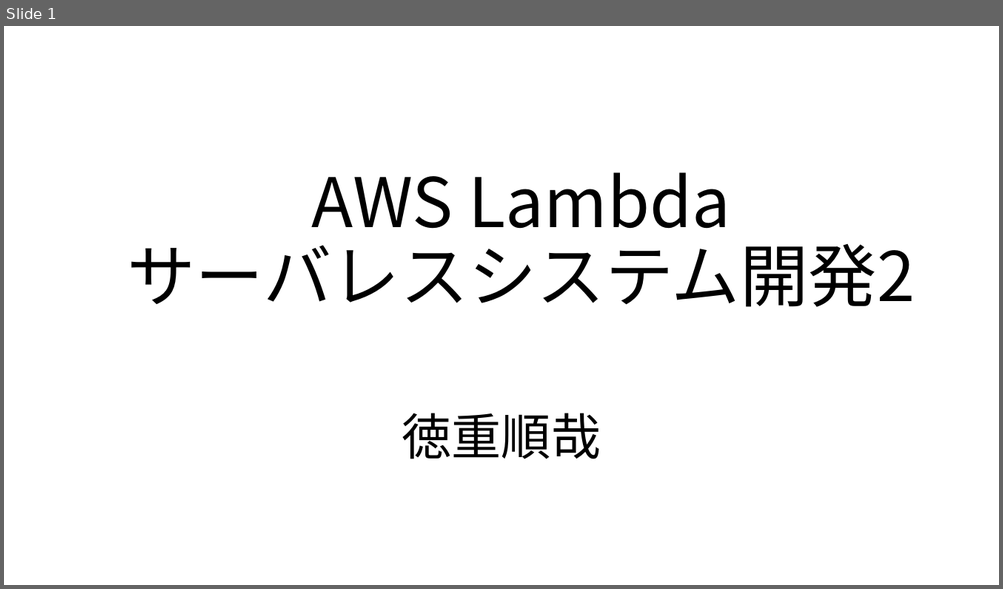
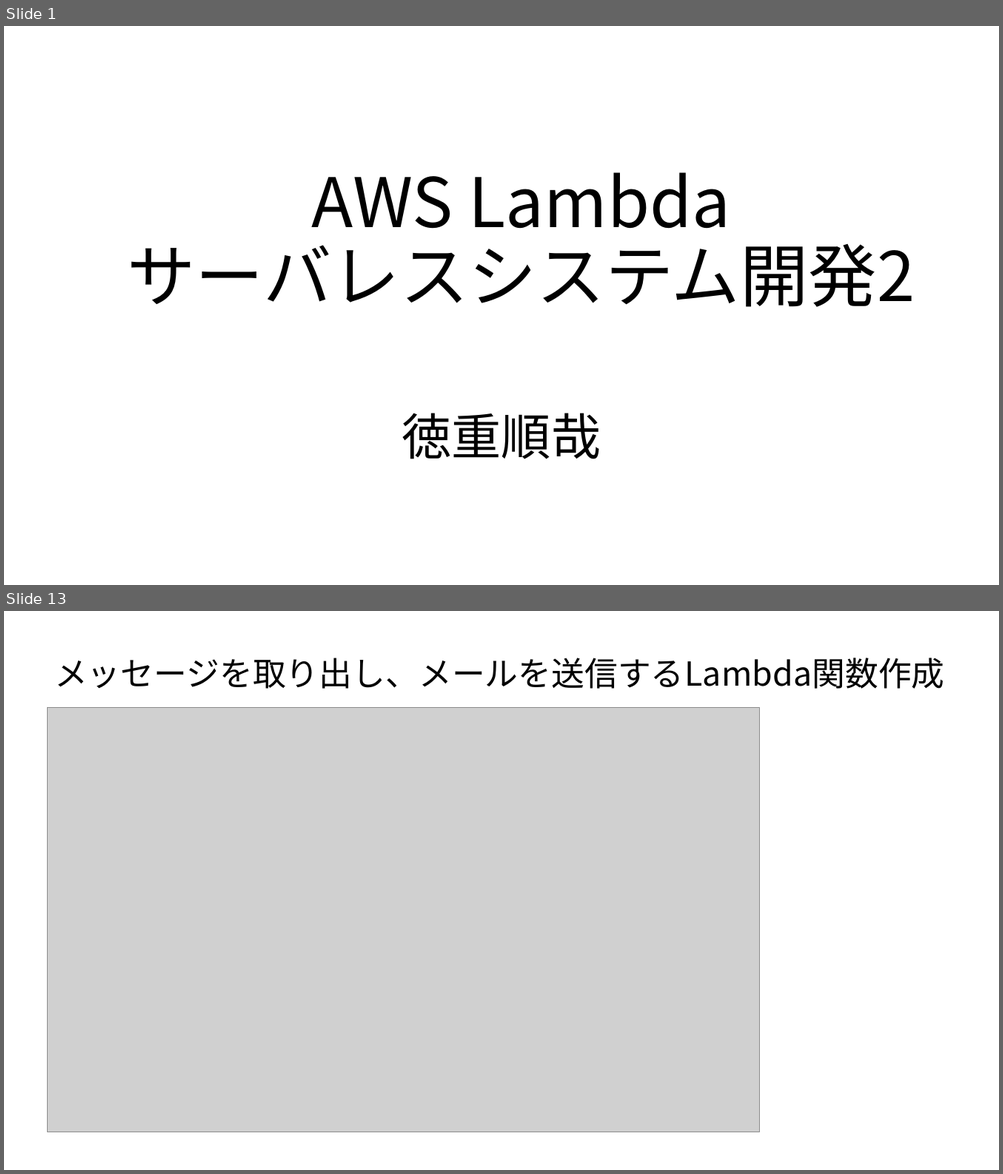
Before and after one commit to TokushigeJunya/test, a slide deck: AWSLambdaサーバレスシステム開発2.pptx. Shown one above the other, each under a label of ours: slide 1 before the commit, slides 1 and 13 after it; the slides between them are not shown. The pictures are 1003x589 and 1003x1174 pixels, drawn with LibreOffice and Linux fonts; fonts in the diff are those of the drawing; grey boxes stand for pictures. Boxes give left, top, right and bottom in pixels: in the first picture for what was removed or moved away, otherwise in the second. Text is boxed around its words. In the diff, an @@ line names an element or a change of style, - is before the commit and + after.

```diff
--- a/AWSLambdaサーバレスシステム開発2.pptx
+++ b/AWSLambdaサーバレスシステム開発2.pptx
@@ slide 13 added at [4,611,999,1170], background #FFFFFF @@
@@ text added at [54,658,944,689], 32 pt, text #000000 @@
+メッセージを取り出し、メールを送信するLambda関数作成
@@ picture added at [47,708,759,1133] @@
```
Also in this commit, not shown: 1 slide changed, 16 other slides added.
